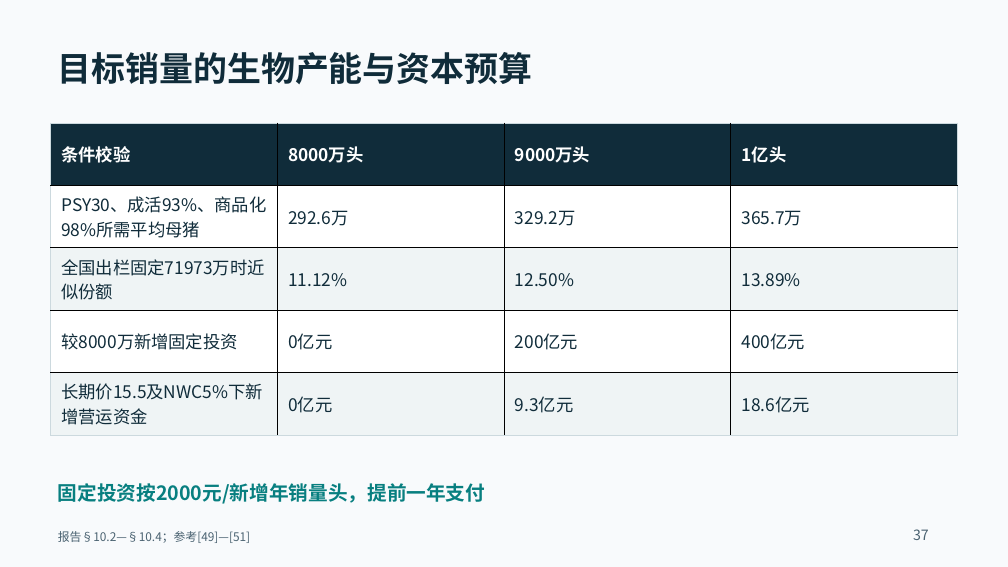
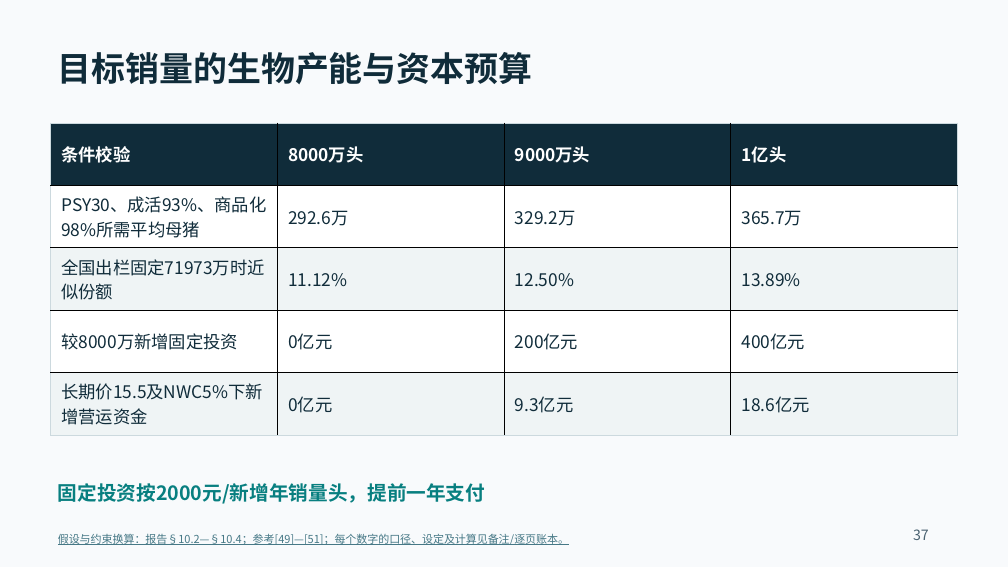
Before and after one commit to d202480025-code/muyuan-valuation-research, a slide deck: slide 37 of docs/downloads/lecture.pptx. Drawn at 1008x567 pixels with LibreOffice and Linux fonts; fonts in the diff are those of the drawing. Boxes give left, top, right and bottom in pixels: in the first picture for what was removed or moved away, otherwise in the second. Text is boxed around its words. In the diff, an @@ line names an element or a change of style, - is before the commit and + after.

```diff
--- a/docs/downloads/lecture.pptx
+++ b/docs/downloads/lecture.pptx
@@ text at bbox=[58, 534, 569, 545]: text changed; size 11.2 to 10.5 pt; text colour #4A6271 to #467886 @@
-报告§10.2—§10.4；参考[49]—[51]
+假设与约束换算：报告§10.2—§10.4；参考[49]—[51]；每个数字的口径、设定及计算见备注/逐页账本。
```
Also in this commit, not shown: 40 other slides changed, 16 slides added, 14 slides removed, 54 other files.
